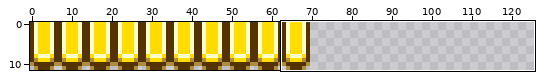
One commit to this sprite sheet: assets/shared/images/pixelUI/DANGERNOTE_assetsENDS.png. Above: a wide view before the commit, with the close-up outlined.
Close-up. Before:
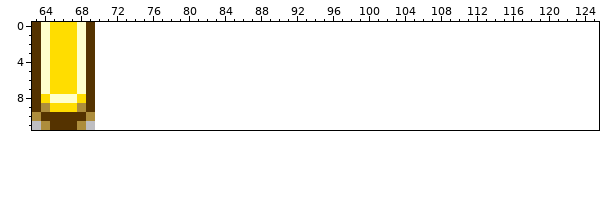
The file is 70x12 pixels. Shown: x 63..125, y 0..11. The old version is drawn lined up with the new one, on the new canvas.
And afterwards:
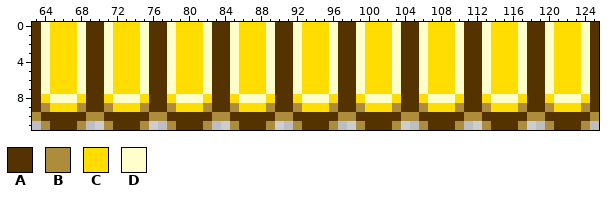
Palette (. is transparent): A #553300  B #ad8d3c  C #ffdd00  D #ffffcc
From old to new:
canvas 70x12 -> 126x12
@@ x 63..125 @@
- 0 ADCCCDA........................................................
- 1 ADCCCDA........................................................
- 2 ADCCCDA........................................................
- 3 ADCCCDA........................................................
- 4 ADCCCDA........................................................
- 5 ADCCCDA........................................................
- 6 ADCCCDA........................................................
- 7 ADCCCDA........................................................
- 8 ACDDDCA........................................................
- 9 ABCCCBA........................................................
-10 BAAAAAB........................................................
-11 .BAAAB.........................................................
+ 0 ADCCCDAADCCCDAADCCCDAADCCCDAADCCCDAADCCCDAADCCCDAADCCCDAADCCCDA
+ 1 ADCCCDAADCCCDAADCCCDAADCCCDAADCCCDAADCCCDAADCCCDAADCCCDAADCCCDA
+ 2 ADCCCDAADCCCDAADCCCDAADCCCDAADCCCDAADCCCDAADCCCDAADCCCDAADCCCDA
+ 3 ADCCCDAADCCCDAADCCCDAADCCCDAADCCCDAADCCCDAADCCCDAADCCCDAADCCCDA
+ 4 ADCCCDAADCCCDAADCCCDAADCCCDAADCCCDAADCCCDAADCCCDAADCCCDAADCCCDA
+ 5 ADCCCDAADCCCDAADCCCDAADCCCDAADCCCDAADCCCDAADCCCDAADCCCDAADCCCDA
+ 6 ADCCCDAADCCCDAADCCCDAADCCCDAADCCCDAADCCCDAADCCCDAADCCCDAADCCCDA
+ 7 ADCCCDAADCCCDAADCCCDAADCCCDAADCCCDAADCCCDAADCCCDAADCCCDAADCCCDA
+ 8 ACDDDCAACDDDCAACDDDCAACDDDCAACDDDCAACDDDCAACDDDCAACDDDCAACDDDCA
+ 9 ABCCCBAABCCCBAABCCCBAABCCCBAABCCCBAABCCCBAABCCCBAABCCCBAABCCCBA
+10 BAAAAABBAAAAABBAAAAABBAAAAABBAAAAABBAAAAABBAAAAABBAAAAABBAAAAAB
+11 .BAAAB..BAAAB..BAAAB..BAAAB..BAAAB..BAAAB..BAAAB..BAAAB..BAAAB.
